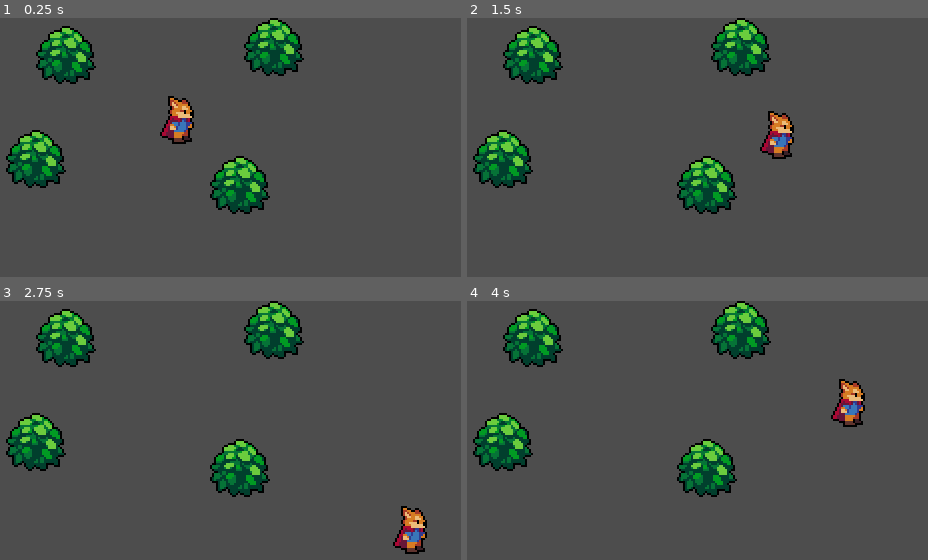
Above: before the commit, frames 1-4 (two rows, left to right).
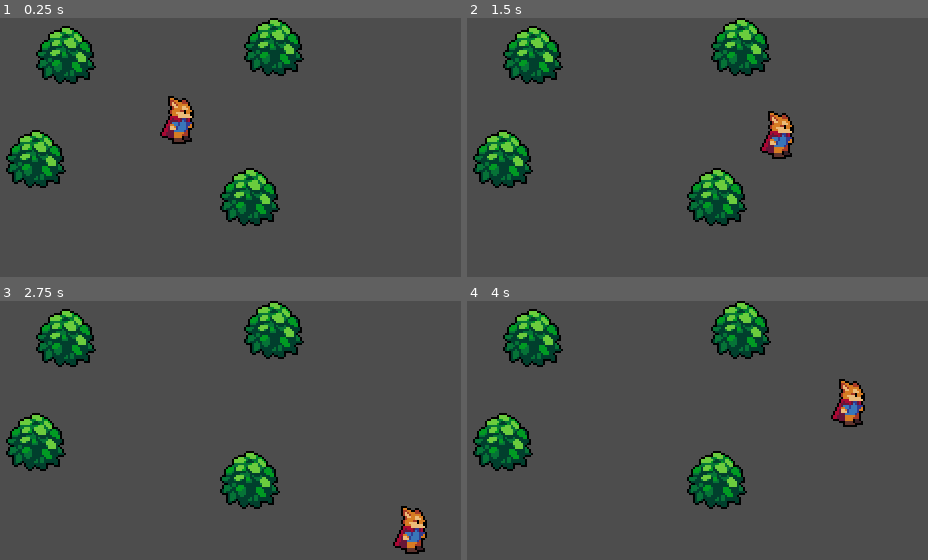
Above: after the commit, the same moments.

Repository: Olibirdd/Gone-camping-Still-lost
Game: Godot game, scene res://world.tscn
The game is run twice, just before and just after one commit, with the same random seed, the same clock (stepped at 60 frames per second) and the same inputs.
Inputs:
- Up to frame 1 (0.25 s): no input
- Up to frame 2 (1.5 s): tap Enter at 0.5 s; hold Right (ui_right) 0.53-1.28 s; hold Down (ui_down) from 1.28 s (still down)
- Up to frame 3 (2.75 s): release Down (ui_down) at 2.03 s; hold Right (ui_right) from 2.03 s (still down)
- Up to frame 4 (4 s): release Right (ui_right) at 2.78 s; hold Up (ui_up) 2.78-3.53 s; hold Left (ui_left) from 3.53 s (still down)

The runs differ from the first frame. In frame 1, 2.4% of the frame differs, in the area x 45-61%, y 53-81%; in frame 2, 2.4%; in frame 3, 2.4%; in frame 4, 2.4%.

Commit message:
More Testing files

Diff:
--- /dev/null
+++ b/Testing Folder/Player.tscn
@@ -0,0 +1,299 @@
+[gd_scene load_steps=40 format=3 uid="uid://beqt50iiccelm"]
+
+[ext_resource type="Script" path="res://Testing Folder/sprites/scripts/player.gd" id="1_3xppi"]
+[ext_resource type="Texture2D" uid="uid://ck4riainp8yvi" path="res://Testing Folder/sprites/characters/player.png" id="2_0pmak"]
+
+[sub_resource type="AtlasTexture" id="AtlasTexture_ejfe5"]
+atlas = ExtResource("2_0pmak")
+region = Rect2(0, 96, 48, 48)
+
+[sub_resource type="AtlasTexture" id="AtlasTexture_hccpn"]
+atlas = ExtResource("2_0pmak")
+region = Rect2(48, 96, 48, 48)
+
+[sub_resource type="AtlasTexture" id="AtlasTexture_4h45k"]
+atlas = ExtResource("2_0pmak")
+region = Rect2(96, 96, 48, 48)
+
+[sub_resource type="AtlasTexture" id="AtlasTexture_n1upq"]
+atlas = ExtResource("2_0pmak")
+region = Rect2(144, 96, 48, 48)
+
+[sub_resource type="AtlasTexture" id="AtlasTexture_cbtkc"]
+atlas = ExtResource("2_0pmak")
+region = Rect2(192, 96, 48, 48)
+
+[sub_resource type="AtlasTexture" id="AtlasTexture_u0dc2"]
+atlas = ExtResource("2_0pmak")
+region = Rect2(240, 96, 48, 48)
+
+[sub_resource type="AtlasTexture" id="AtlasTexture_00b7i"]
+atlas = ExtResource("2_0pmak")
+region = Rect2(0, 240, 48, 48)
+
+[sub_resource type="AtlasTexture" id="AtlasTexture_ioool"]
+atlas = ExtResource("2_0pmak")
+region = Rect2(48, 240, 48, 48)
+
+[sub_resource type="AtlasTexture" id="AtlasTexture_6gm8y"]
+atlas = ExtResource("2_0pmak")
+region = Rect2(96, 240, 48, 48)
+
+[sub_resource type="AtlasTexture" id="AtlasTexture_aohqv"]
+atlas = ExtResource("2_0pmak")
+region = Rect2(144, 240, 48, 48)
+
+[sub_resource type="AtlasTexture" id="AtlasTexture_2hdoq"]
+atlas = ExtResource("2_0pmak")
+region = Rect2(192, 240, 48, 48)
+
+[sub_resource type="AtlasTexture" id="AtlasTexture_h4h2v"]
+atlas = ExtResource("2_0pmak")
+region = Rect2(240, 240, 48, 48)
+
+[sub_resource type="AtlasTexture" id="AtlasTexture_sb68m"]
+atlas = ExtResource("2_0pmak")
+region = Rect2(0, 144, 48, 48)
+
+[sub_resource type="AtlasTexture" id="AtlasTexture_vuhlf"]
+atlas = ExtResource("2_0pmak")
+region = Rect2(48, 144, 48, 48)
+
+[sub_resource type="AtlasTexture" id="AtlasTexture_ccjpw"]
+atlas = ExtResource("2_0pmak")
+region = Rect2(96, 144, 48, 48)
+
+[sub_resource type="AtlasTexture" id="AtlasTexture_i3adg"]
+atlas = ExtResource("2_0pmak")
+region = Rect2(144, 144, 48, 48)
+
+[sub_resource type="AtlasTexture" id="AtlasTexture_m58je"]
+atlas = ExtResource("2_0pmak")
+region = Rect2(192, 144, 48, 48)
+
+[sub_resource type="AtlasTexture" id="AtlasTexture_o5qdv"]
+atlas = ExtResource("2_0pmak")
+region = Rect2(240, 144, 48, 48)
+
+[sub_resource type="AtlasTexture" id="AtlasTexture_fioag"]
+atlas = ExtResource("2_0pmak")
+region = Rect2(0, 0, 48, 48)
+
+[sub_resource type="AtlasTexture" id="AtlasTexture_k48p6"]
+atlas = ExtResource("2_0pmak")
+region = Rect2(48, 0, 48, 48)
+
+[sub_resource type="AtlasTexture" id="AtlasTexture_c2kyp"]
+atlas = ExtResource("2_0pmak")
+region = Rect2(96, 0, 48, 48)
+
+[sub_resource type="AtlasTexture" id="AtlasTexture_qkbdq"]
+atlas = ExtResource("2_0pmak")
+region = Rect2(144, 0, 48, 48)
+
+[sub_resource type="AtlasTexture" id="AtlasTexture_gdeht"]
+atlas = ExtResource("2_0pmak")
+region = Rect2(192, 0, 48, 48)
+
+[sub_resource type="AtlasTexture" id="AtlasTexture_vxdxa"]
+atlas = ExtResource("2_0pmak")
+region = Rect2(240, 0, 48, 48)
+
+[sub_resource type="AtlasTexture" id="AtlasTexture_e34ea"]
+atlas = ExtResource("2_0pmak")
+region = Rect2(0, 48, 48, 48)
+
+[sub_resource type="AtlasTexture" id="AtlasTexture_j4rod"]
+atlas = ExtResource("2_0pmak")
+region = Rect2(48, 48, 48, 48)
+
+[sub_resource type="AtlasTexture" id="AtlasTexture_qlmqq"]
+atlas = ExtResource("2_0pmak")
+region = Rect2(96, 48, 48, 48)
+
+[sub_resource type="AtlasTexture" id="AtlasTexture_ujnbm"]
+atlas = ExtResource("2_0pmak")
+region = Rect2(144, 48, 48, 48)
+
+[sub_resource type="AtlasTexture" id="AtlasTexture_obw8w"]
+atlas = ExtResource("2_0pmak")
+region = Rect2(192, 48, 48, 48)
+
+[sub_resource type="AtlasTexture" id="AtlasTexture_akqwk"]
+atlas = ExtResource("2_0pmak")
+region = Rect2(240, 48, 48, 48)
+
+[sub_resource type="AtlasTexture" id="AtlasTexture_86uw5"]
+atlas = ExtResource("2_0pmak")
+region = Rect2(0, 192, 48, 48)
+
+[sub_resource type="AtlasTexture" id="AtlasTexture_teybh"]
+atlas = ExtResource("2_0pmak")
+region = Rect2(48, 192, 48, 48)
+
+[sub_resource type="AtlasTexture" id="AtlasTexture_cbkkf"]
+atlas = ExtResource("2_0pmak")
+region = Rect2(96, 192, 48, 48)
+
+[sub_resource type="AtlasTexture" id="AtlasTexture_wytdc"]
+atlas = ExtResource("2_0pmak")
+region = Rect2(144, 192, 48, 48)
+
+[sub_resource type="AtlasTexture" id="AtlasTexture_v2ew0"]
+atlas = ExtResource("2_0pmak")
+region = Rect2(192, 192, 48, 48)
+
+[sub_resource type="AtlasTexture" id="AtlasTexture_1ab0k"]
+atlas = ExtResource("2_0pmak")
+region = Rect2(240, 192, 48, 48)
+
+[sub_resource type="SpriteFrames" id="SpriteFrames_l062w"]
+animations = [{
+"frames": [{
+"duration": 1.0,
+"texture": SubResource("AtlasTexture_ejfe5")
+}, {
+"duration": 1.0,
+"texture": SubResource("AtlasTexture_hccpn")
+}, {
+"duration": 1.0,
+"texture": SubResource("AtlasTexture_4h45k")
+}, {
+"duration": 1.0,
+"texture": SubResource("AtlasTexture_n1upq")
+}, {
+"duration": 1.0,
+"texture": SubResource("AtlasTexture_cbtkc")
+}, {
+"duration": 1.0,
+"texture": SubResource("AtlasTexture_u0dc2")
+}],
+"loop": true,
+"name": &"back_idle",
+"speed": 5.0
+}, {
+"frames": [{
+"duration": 1.0,
+"texture": SubResource("AtlasTexture_00b7i")
+}, {
+"duration": 1.0,
+"texture": SubResource("AtlasTexture_ioool")
+}, {
+"duration": 1.0,
+"texture": SubResource("AtlasTexture_6gm8y")
+}, {
+"duration": 1.0,
+"texture": SubResource("AtlasTexture_aohqv")
+}, {
+"duration": 1.0,
+"texture": SubResource("AtlasTexture_2hdoq")
+}, {
+"duration": 1.0,
+"texture": SubResource("AtlasTexture_h4h2v")
+}],
+"loop": true,
+"name": &"back_walk",
+"speed": 5.0
+}, {
+"frames": [{
+"duration": 1.0,
+"texture": SubResource("AtlasTexture_sb68m")
+}, {
+"duration": 1.0,
+"texture": SubResource("AtlasTexture_vuhlf")
+}, {
+"duration": 1.0,
+"texture": SubResource("AtlasTexture_ccjpw")
+}, {
+"duration": 1.0,
+"texture": SubResource("AtlasTexture_i3adg")
+}, {
+"duration": 1.0,
+"texture": SubResource("AtlasTexture_m58je")
+}, {
+"duration": 1.0,
+"texture": SubResource("AtlasTexture_o5qdv")
+}],
+"loop": true,
+"name": &"front_walk",
+"speed": 5.0
+}, {
+"frames": [{
+"duration": 1.0,
+"texture": SubResource("AtlasTexture_fioag")
+}, {
+"duration": 1.0,
+"texture": SubResource("AtlasTexture_k48p6")
+}, {
+"duration": 1.0,
+"texture": SubResource("AtlasTexture_c2kyp")
+}, {
+"duration": 1.0,
+"texture": SubResource("AtlasTexture_qkbdq")
+}, {
+"duration": 1.0,
+"texture": SubResource("AtlasTexture_gdeht")
+}, {
+"duration": 1.0,
+"texture": SubResource("AtlasTexture_vxdxa")
+}],
+"loop": true,
+"name": &"idle",
+"speed": 5.0
+}, {
+"frames": [{
+"duration": 1.0,
+"texture": SubResource("AtlasTexture_e34ea")
+}, {
+"duration": 1.0,
+"texture": SubResource("AtlasTexture_j4rod")
+}, {
+"duration": 1.0,
+"texture": SubResource("AtlasTexture_qlmqq")
+}, {
+"duration": 1.0,
+"texture": SubResource("AtlasTexture_ujnbm")
+}, {
+"duration": 1.0,
+"texture": SubResource("AtlasTexture_obw8w")
+}, {
+"duration": 1.0,
+"texture": SubResource("AtlasTexture_akqwk")
+}],
+"loop": true,
+"name": &"side_idle",
+"speed": 5.0
+}, {
+"frames": [{
+"duration": 1.0,
+"texture": SubResource("AtlasTexture_86uw5")
+}, {
+"duration": 1.0,
+"texture": SubResource("AtlasTexture_teybh")
+}, {
+"duration": 1.0,
+"texture": SubResource("AtlasTexture_cbkkf")
+}, {
+"duration": 1.0,
+"texture": SubResource("AtlasTexture_wytdc")
+}, {
+"duration": 1.0,
+"texture": SubResource("AtlasTexture_v2ew0")
+}, {
+"duration": 1.0,
+"texture": SubResource("AtlasTexture_1ab0k")
+}],
+"loop": true,
+"name": &"side_walk",
+"speed": 5.0
+}]
+
+[node name="Player" type="CharacterBody2D"]
+script = ExtResource("1_3xppi")
+
+[node name="AnimatedSprite2D" type="AnimatedSprite2D" parent="."]
+sprite_frames = SubResource("SpriteFrames_l062w")
+animation = &"back_idle"
+frame_progress = 0.501652
+
+[node name="CollisionShape2D" type="CollisionShape2D" parent="."]
--- /dev/null
+++ b/Testing Folder/sprites/scripts/player.gd
@@ -0,0 +1,71 @@
+extends CharacterBody2D
+
+const speed = 100
+var current_dir = "none"
+
+func _ready():
+	$AnimatedSprite2D.play("idle")
+
+func _physics_process(delta):
+	player_movement(delta)
+
+func player_movement(delta):
+
+	if Input.is_action_pressed("ui_right"):
+		current_dir = "right"
+		play_anim(1)
+		velocity.x = speed
+		velocity.y = 0
+	elif Input.is_action_pressed("ui_left"):
+		current_dir = "left"
+		play_anim(1)
+		velocity.x = -speed
+		velocity.y = 0
+	elif Input.is_action_pressed("ui_down"):
+		current_dir = "down"
+		play_anim(1)
+		velocity.x = 0
+		velocity.y = speed
+	elif Input.is_action_pressed("ui_up"):
+		current_dir = "up"
+		play_anim(1)
+		velocity.x = 0
+		velocity.y = -speed
+	else:
+		play_anim(0)
+		velocity.x = 0
+		velocity.y = 0
+
+	move_and_slide()
+
+func play_anim(movement):
+	var dir = current_dir
+	var anim = $AnimatedSprite2D
+
+	if dir == "right":
+		anim.flip_h = false
+		if movement == 1:
+			anim.play("side_walk")
+		elif movement == 0:
+			anim.play("side_idle")
+
+	if dir == "left":
+		anim.flip_h = true
+		if movement == 1:
+			anim.play("side_walk")
+		elif movement == 0:
+			anim.play("side_idle")
+
+	if dir == "down":
+		anim.flip_h = true
+		if movement == 1:
+			anim.play("front_walk")
+		elif movement == 0:
+			anim.play("front_walk")
+
+	if dir == "up":
+		anim.flip_h = true
+		if movement == 1:
+			anim.play("back_walk")
+		elif movement == 0:
+			anim.play("back_walk")
--- /dev/null
+++ b/Testing Folder/tile_map.tscn
@@ -0,0 +1,10 @@
+[gd_scene load_steps=2 format=3 uid="uid://c1lh7s3ntd1va"]
+
+[ext_resource type="PackedScene" uid="uid://beqt50iiccelm" path="res://Testing Folder/Player.tscn" id="1_6m6rq"]
+
+[node name="TileMap" type="TileMap"]
+visible = false
+format = 2
+
+[node name="Player" parent="." instance=ExtResource("1_6m6rq")]
+position = Vector2(59, 101)
--- a/project.godot
+++ b/project.godot
@@ -22,3 +22,7 @@
 window/size/window_width_override=1280
 window/size/window_height_override=720
 window/stretch/mode="canvas_items"
+
+[rendering]
+
+textures/canvas_textures/default_texture_filter=0
--- a/world.tscn
+++ b/world.tscn
@@ -19,4 +19,4 @@
 position = Vector2(48, 71)
 
 [node name="StaticBody2D4" parent="." instance=ExtResource("2_8yn1u")]
-position = Vector2(150, 84)
+position = Vector2(155, 90)
Not shown, added: Testing Folder/sprites/characters/README.txt
Binary file added: Testing Folder/sprites/characters/player.png
Not shown, added: Testing Folder/sprites/characters/player.png.import
Binary file added: Testing Folder/sprites/characters/skeleton.png
Not shown, added: Testing Folder/sprites/characters/skeleton.png.import
Binary file added: Testing Folder/sprites/characters/skeleton_swordless.png
Not shown, added: Testing Folder/sprites/characters/skeleton_swordless.png.import
Binary file added: Testing Folder/sprites/characters/slime.png
Not shown, added: Testing Folder/sprites/characters/slime.png.import
Binary file added: Testing Folder/sprites/objects/chest_01.png
Not shown, added: Testing Folder/sprites/objects/chest_01.png.import
Binary file added: Testing Folder/sprites/objects/chest_02.png
(and 61 more such lines)
